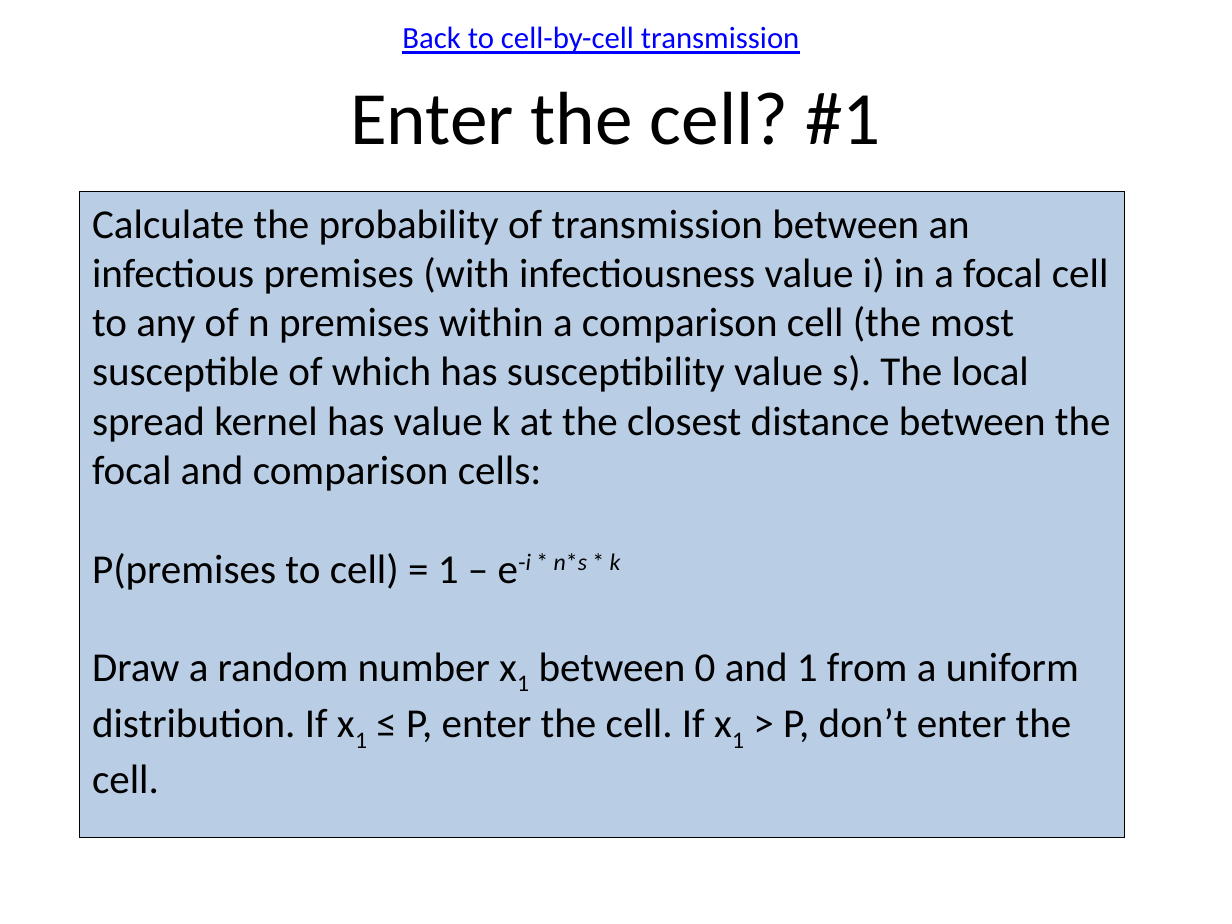
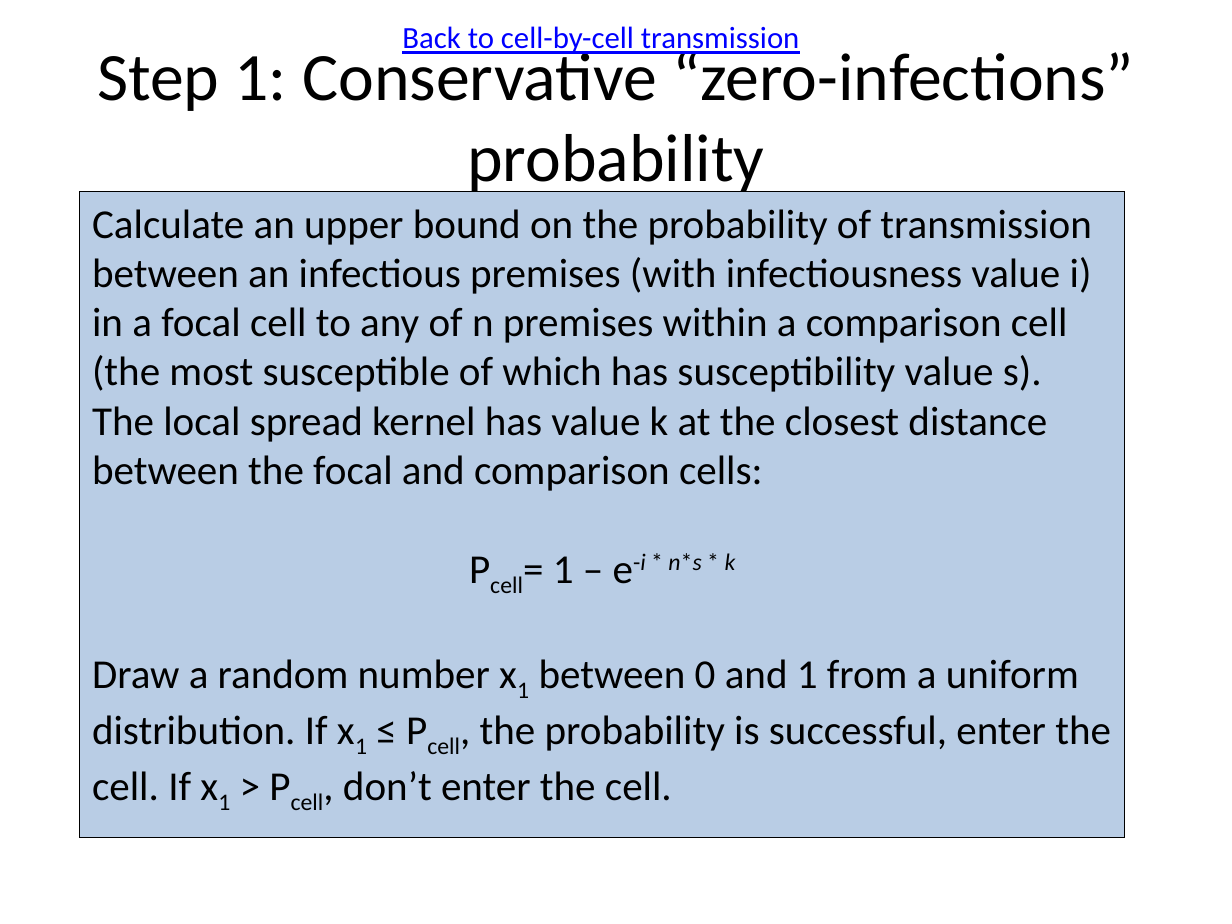
Before and after one commit to webblabb/usdosr, a slide deck: slide 9 of Schematics.pptx. Drawn at 1232x924 pixels with LibreOffice and Linux fonts; fonts in the diff are those of the drawing. Boxes give left, top, right and bottom in pixels: in the first picture for what was removed or moved away, otherwise in the second. Text is boxed around its words. In the diff, an @@ line names an element or a change of style, - is before the commit and + after.

Commit message:
Pairwise test wrapped into gridding
Gridding is always on. Turning pairwise algorithm on (now config 2)
adds it to the gridding algorithm for exact comparisons to the same
random numbers.

```diff
--- a/Schematics.pptx
+++ b/Schematics.pptx
@@ title at (97,44,1134,198): text changed; size 44 to 39.6 pt @@
-Enter the cell? #1
+Step 1: Conservative “zero-infections” probability
@@ text in rectangle at (92,209,1111,801): text changed @@
-Calculate the probability of transmission between an infectious premises (with infectiousness value i) in a focal cell to any of n premises within a comparison cell (the most susceptible of which has susceptibility value s). The local spread kernel has value k at the closest distance between the focal and comparison cells:
-P(premises to cell) = 1 – e-i * n*s * k
-Draw a random number x1 between 0 and 1 from a uniform distribution. If x1 ≤ P, enter the cell. If x1 > P, don’t enter the cell.
+Calculate an upper bound on the probability of transmission between an infectious premises (with infectiousness value i) in a focal cell to any of n premises within a comparison cell (the most susceptible of which has susceptibility value s). The local spread kernel has value k at the closest distance between the focal and comparison cells:
+Pcell= 1 – e-i * n*s * k
+Draw a random number x1 between 0 and 1 from a uniform distribution. If x1 ≤ Pcell, the probability is successful, enter the cell. If x1 > Pcell, don’t enter the cell.
```
Also in this commit, not shown: 3 other slides changed, 7 slides added, 11 other files.
